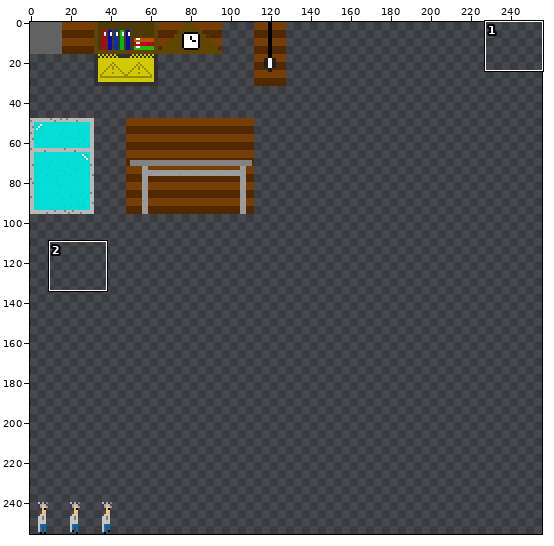
A sprite sheet gets an edit: res/textures/gameSheet.png. The picture above shows the old version from afar; the outline marks the close-up.
Close-up. The starting point:
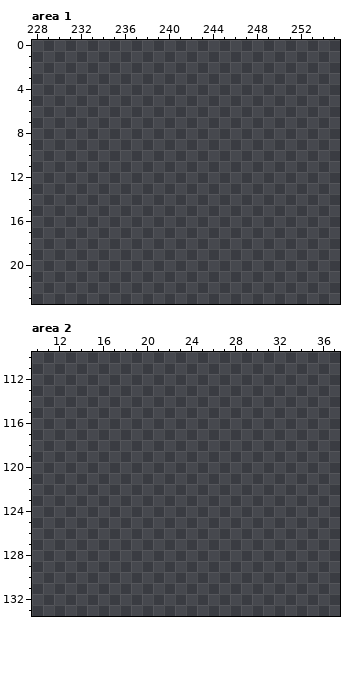
The file is 256x256 pixels. Colours within 5 levels of each other are drawn and written as one. Shown: area 1: x 228..255, y 0..23; area 2: x 10..37, y 110..133. The commit also changed other parts of the picture, which this record leaves out.
Palette (. is transparent): 
Once edited:
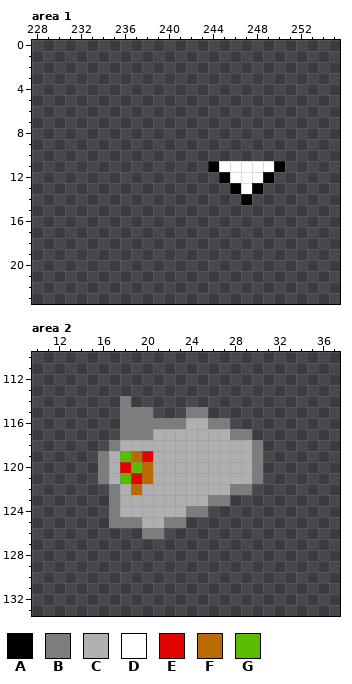
Colours new in this view: A #020102  B #7d7d7d  C #b0b0b0  D #fffffe  E #e30202  F #ba6a02  G #5bbb01
The edit:
{"where": "area 1"}
{"y":11,"x":244,"old":".......","new":"ADDDDDA"}
{"y":12,"x":245,"old":".....","new":"ADDDA"}
{"y":13,"x":246,"old":"...","new":"ADA"}
{"y":14,"x":247,"old":".","new":"A"}
{"where": "area 2"}
{"y":114,"x":18,"old":".","new":"B"}
{"y":115,"x":18,"old":"...","new":"BBB"}
{"y":115,"x":24,"old":"..","new":"BB"}
{"y":116,"x":18,"old":"..........","new":"BBBBBBCCBB"}
{"y":117,"x":18,"old":"............","new":"BBBCCCCCCCBB"}
{"y":118,"x":17,"old":"..............","new":"BCCCCCCCCCCCCB"}
{"y":119,"x":16,"old":"...............","new":"BCGFECCCCCCCCCB"}
{"y":120,"x":16,"old":"...............","new":"BCEGFCCCCCCCCCB"}
{"y":121,"x":16,"old":"...............","new":"BCGEFCCCCCCCCCB"}
{"y":122,"x":17,"old":".............","new":"BCFCCCCCCCCBB"}
{"y":123,"x":17,"old":"...........","new":"BCCCCCCCCBB"}
{"y":124,"x":17,"old":".........","new":"BCCCCCCBB"}
{"y":125,"x":17,"old":".......","new":"BBBCCBB"}
{"y":126,"x":20,"old":"..","new":"BB"}
